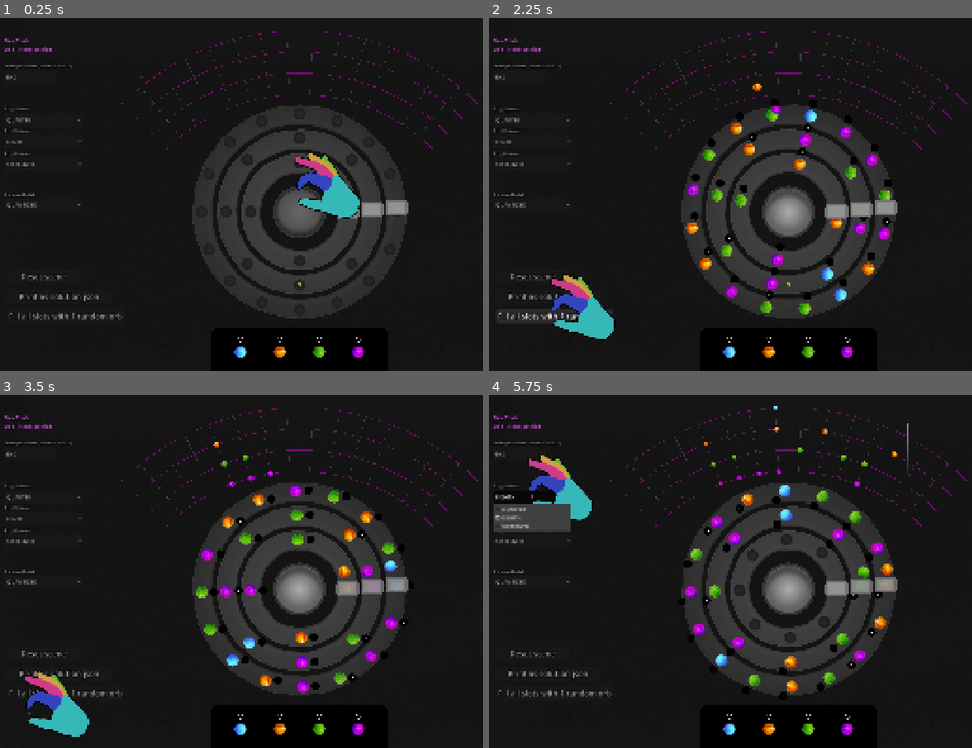
Above: before the commit, frames 1-4 (two rows, left to right).
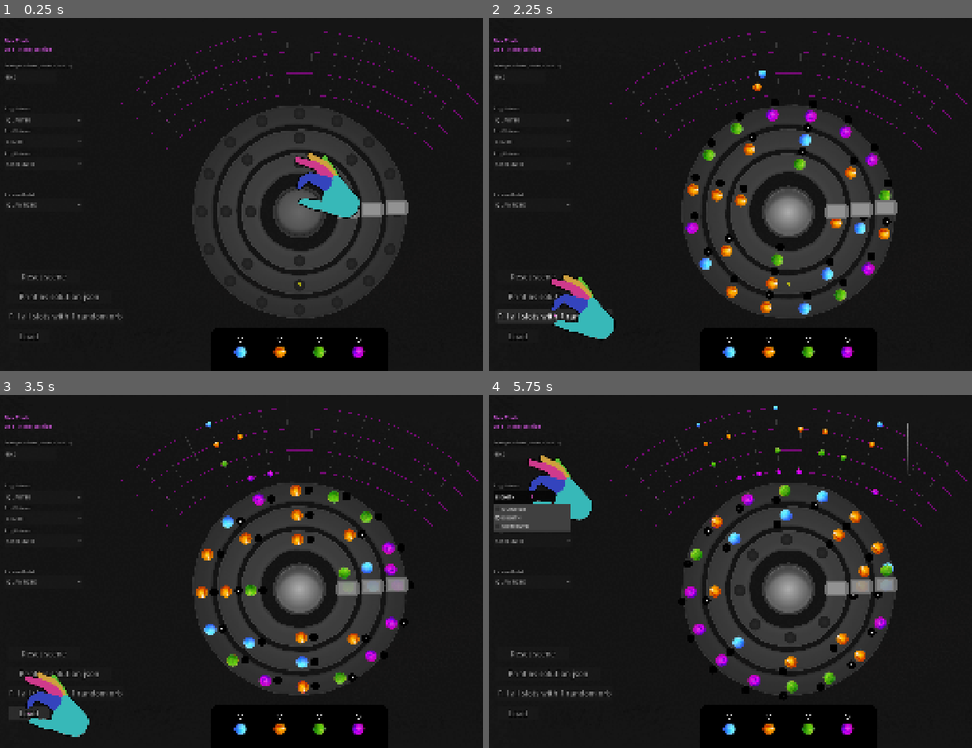
Above: after the commit, the same moments.

Repository: Senzameta-Games/igcc-jam-2026
Game: Godot game, scene res://core/main.tscn
Two runs of this game, one before a commit and one after it. Both use one fixed random seed, a clock stepped at 60 frames per second and the inputs below.
Inputs (mouse positions are in pixels of both pictures, inside the frame that each line leads up to):
- Up to frame 1 (0.25 s): no input
- Up to frame 2 (2.25 s): click (788, 212) at 0.5 s; click "Print as solution json" at 1.25 s; click "Fill all slots with 1 random …" at 2 s
- Up to frame 3 (3.5 s): click (28, 712) at 2.75 s, where only the run after the commit has a clickable "Load"
- Up to frame 4 (5.75 s): click "QUARTER" at 3.5 s; click "EIGHTH" at 4.25 s; click "EIGHTH" at 5 s

The runs differ from the first frame. In frame 1, less than 0.1% of the frame differs, in the area x 4-8%, y 89-91%; in frame 2, 1.5%; in frame 3, 1.6%, in the area x 4-83%, y 7-91%; in frame 4, 1.6%.
Error before the commit: Invalid call. Nonexistent function 'set_orb_at_slot' in base 'Node2D (Ring)'. (res://core/entities/sequencer/sequencer.gd:297)

Commit message:
Get loading the orbs into the sequencer

Diff:
--- a/core/entities/sequencer/sequencer.gd
+++ b/core/entities/sequencer/sequencer.gd
@@ -61,7 +61,6 @@
 		return a.ring_index < b.ring_index
 	)
 	_setup_dev_tools()
-	load_game({"solution": [[], [], [], [], [], [], [], [], [], [], [], [], [0], [1], [2], [3]]})
 
 ## Returns the current BPM measure duration in seconds. Used by Main for trail timing.
 func get_measure_duration() -> float:
@@ -178,7 +177,6 @@
 
 func _on_export_pressed() -> void:
 	export()
-	load_game({"solution": [[], [], [], [], [], [], [], [], [], [], [], [], [0], [1], [2], [3]]})
 
 # --- Dev Tools ---
 
@@ -213,9 +211,11 @@
 	var reset_btn := $Tools/Reset as Button
 	var export_btn := $Tools/Export as Button
 	var fill_btn := $Tools/FillSlots as Button
+	var load_btn := $Tools/Load as Button
 	reset_btn.pressed.connect(_on_reset_pressed)
 	export_btn.pressed.connect(_on_export_pressed)
 	fill_btn.pressed.connect(_on_fill_slots_pressed)
+	load_btn.pressed.connect(_on_load_slots_pressed)
 
 func _input(event: InputEvent) -> void:
 	if Input.is_action_just_pressed("hide_tools"):
@@ -252,8 +252,7 @@
 		for slot: Slot in ring.get_slots():
 			if slot.is_occupied():
 				continue
-			var random_type: Orb.OrbType = Orb.OrbType.values()[randi() % Orb.OrbType.size()]
-			var orb: Orb = OrbRegistry.spawn(random_type)
+			var orb: Orb = generate_orb()
 			if orb == null:
 				continue
 			slot.add_child(orb)
@@ -282,10 +281,12 @@
 		parts.append(str(m))
 	return ", ".join(parts)
 
+func _on_load_slots_pressed() -> void:
+	load_game({"solution": [[], [], [1], [], [3], [], [], [2], [], [], [], [], [0], [1], [2], [3]]})
+
+
 func load_game(json_data: Dictionary) -> void:
 	var solution = json_data["solution"]
-	var export_arr = []
-	var ring_grids = []
 	for index in solution.size():
 		var orb_arr = solution[index]
 		if(orb_arr.size() == 0):
@@ -294,16 +295,31 @@
 			0:
 				pass
 			1:
-				_rings[2].set_orb_at_slot(index, orb_arr[0])
+				add_orb_to_slot(_rings[2].get_slots()[index], orb_arr[0])
 				pass
 			2:
-				_rings[2].set_orb_at_slot(index, orb_arr[0])
-				_rings[1].set_orb_at_slot(index, orb_arr[1])
+				add_orb_to_slot(_rings[2].get_slots()[index], orb_arr[0])
+				add_orb_to_slot(_rings[1].get_slots()[index], orb_arr[1])
 				pass
 			3:
-				_rings[2].set_orb_at_slot(index, orb_arr[0])
-				_rings[1].set_orb_at_slot(index, orb_arr[1])
-				_rings[0].set_orb_at_slot(index, orb_arr[2])
+				add_orb_to_slot(_rings[2].get_slots()[index], orb_arr[0])
+				add_orb_to_slot(_rings[1].get_slots()[index], orb_arr[1])
+				add_orb_to_slot(_rings[0].get_slots()[index], orb_arr[2])
 				pass
 
 	print("loaded")
+
+func add_orb_to_slot(slot: Slot, index: int) -> void:
+	var curr_orb = generate_orb(index)
+	if curr_orb == null:
+		return
+	slot.add_child(curr_orb)
+	slot.receive_orb(curr_orb)
+
+
+
+func generate_orb(orb_type_index: int = -1) -> Orb:
+	if(orb_type_index == -1):
+		orb_type_index = randi() % Orb.OrbType.size()
+	var random_type: Orb.OrbType = Orb.OrbType.values()[orb_type_index]
+	return OrbRegistry.spawn(random_type)
--- a/core/entities/sequencer/sequencer.tscn
+++ b/core/entities/sequencer/sequencer.tscn
@@ -227,3 +227,21 @@
 theme_override_constants/outline_size = 8
 theme_override_font_sizes/font_size = 24
 text = "Fill all slots with 1 random orb"
+
+[node name="Load" type="Button" parent="Tools" unique_id=618998357]
+layout_mode = 1
+anchors_preset = 8
+anchor_left = 0.5
+anchor_top = 0.5
+anchor_right = 0.5
+anchor_bottom = 0.5
+offset_left = 49.0
+offset_top = 934.0
+offset_right = 176.0
+offset_bottom = 976.0
+grow_horizontal = 2
+grow_vertical = 2
+theme_override_colors/font_color = Color(0.59717613, 0.59717613, 0.5971761, 1)
+theme_override_constants/outline_size = 8
+theme_override_font_sizes/font_size = 24
+text = "Load"
--- a/project.godot
+++ b/project.godot
@@ -32,6 +32,10 @@
 window/stretch/mode="canvas_items"
 window/stretch/aspect="keep_width"
 
+[dotnet]
+
+project/assembly_name="rotary-sequencer"
+
 [input]
 
 dev_quit={
